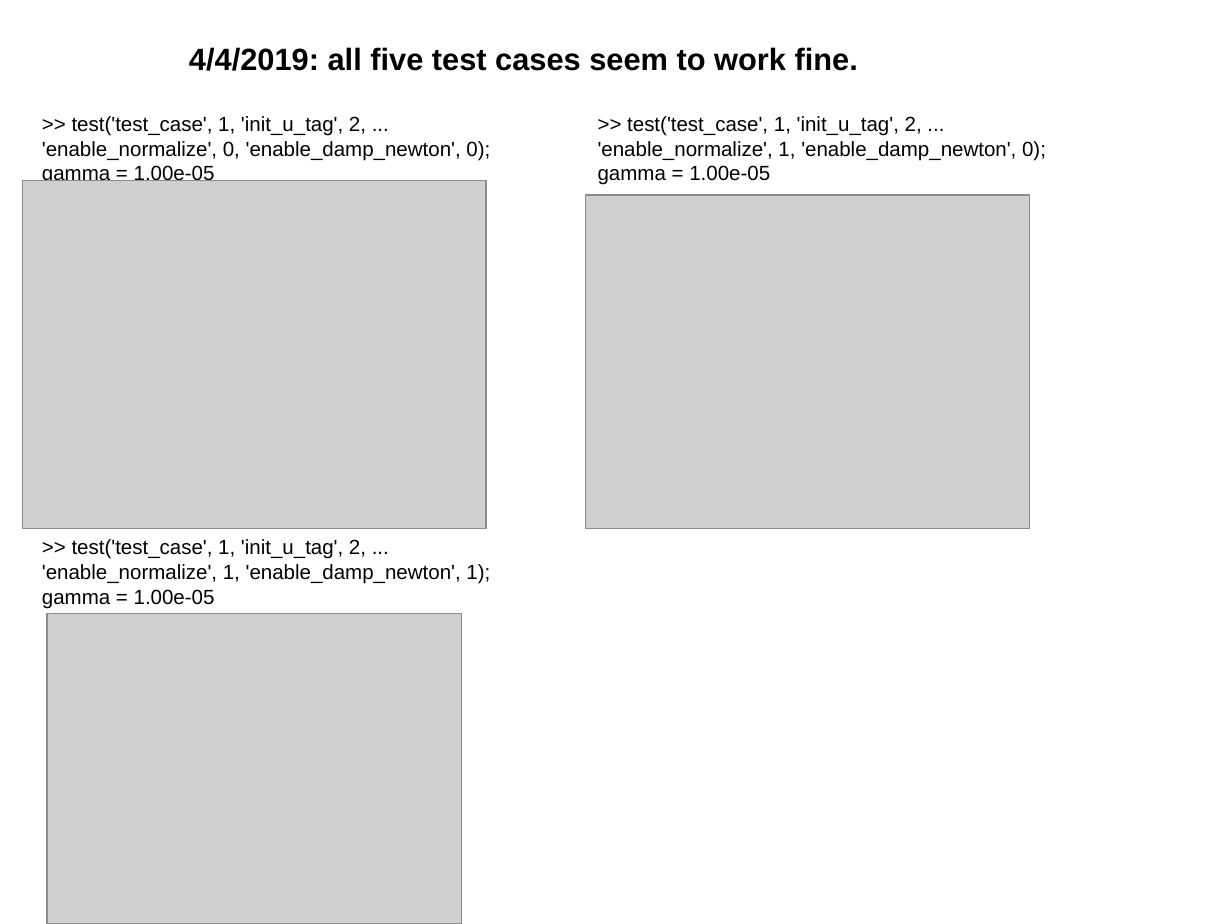
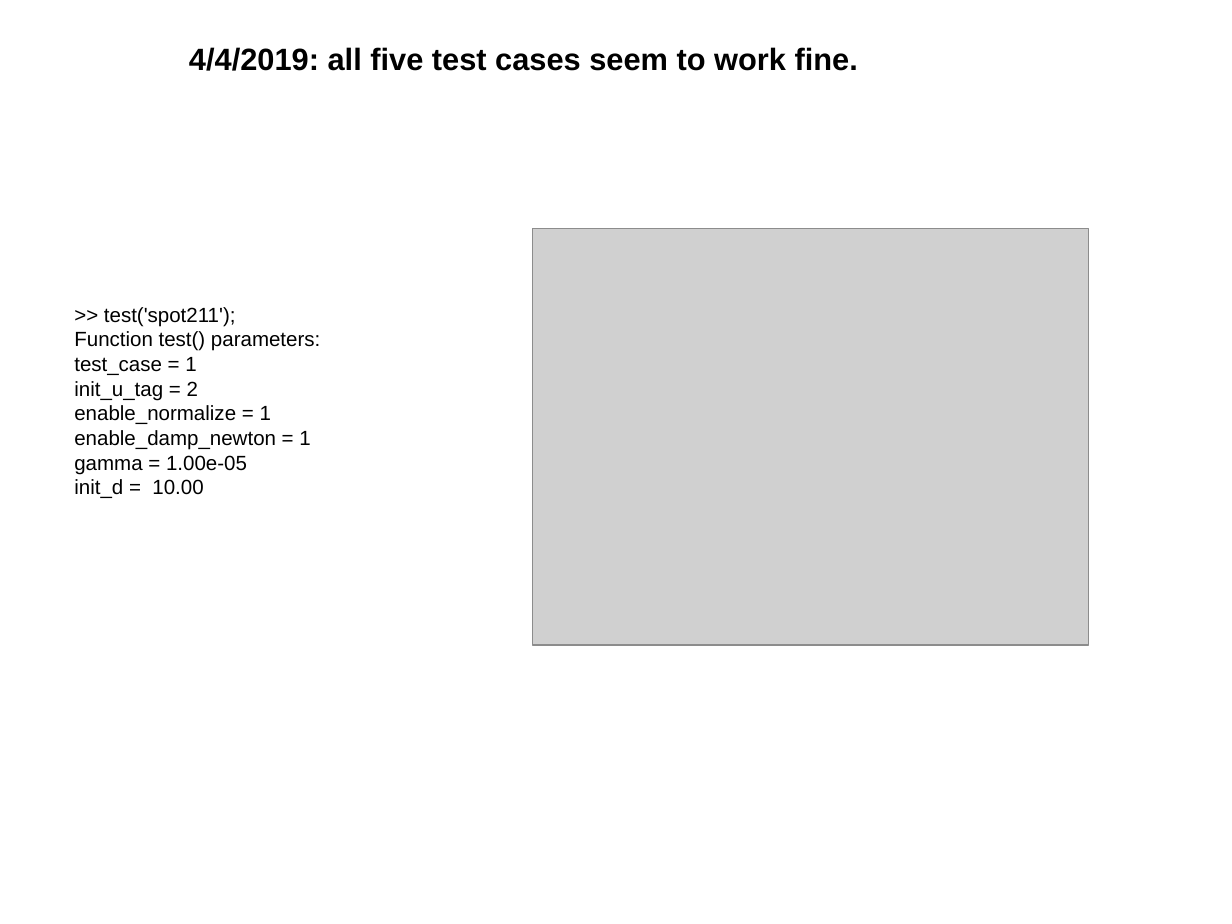
Before and after one commit to lu6007/opt-pde, a slide deck: slide 2 of doc/result_0404_2019.pptx. Drawn at 1232x924 pixels with LibreOffice and Linux fonts; fonts in the diff are those of the drawing; grey boxes stand for pictures. Boxes give left, top, right and bottom in pixels: in the first picture for what was removed or moved away, otherwise in the second. Text is boxed around its words. In the diff, an @@ line names an element or a change of style, - is before the commit and + after.

```diff
--- a/doc/result_0404_2019.pptx
+++ b/doc/result_0404_2019.pptx
@@ text removed at (42,116,490,181) @@
->> test('test_case', 1, 'init_u_tag', 2, ...
-'enable_normalize', 0, 'enable_damp_newton', 0);
-gamma = 1.00e-05
@@ text removed at (598,116,1046,185) @@
->> test('test_case', 1, 'init_u_tag', 2, ...
-'enable_normalize', 1, 'enable_damp_newton', 0);
-gamma = 1.00e-05
@@ picture removed at (22,181,485,529) @@
@@ picture: place and size @@
-picture at (585,195,1030,529)
+picture at (532,228,1088,644)
@@ text ">> test('spot211');": place and size @@
-text ">> test('spot211');" at (42,539,490,609)
+text ">> test('spot211');" at (74,307,320,498)
@@ text at (74,307,320,450): text changed @@
->> test('test_case', 1, 'init_u_tag', 2, ...
-'enable_normalize', 1, 'enable_damp_newton', 1);
+>> test('spot211');
+Function test() parameters:
+test_case = 1
+init_u_tag = 2
+enable_normalize = 1
+enable_damp_newton = 1
@@ text at (74,479,203,498): paragraph added @@
+init_d = 10.00
@@ picture removed at (47,614,461,924) @@
```
Also in this commit, not shown: 8 other slides changed, 1 slide added, 1 slide removed, 2 other files.
